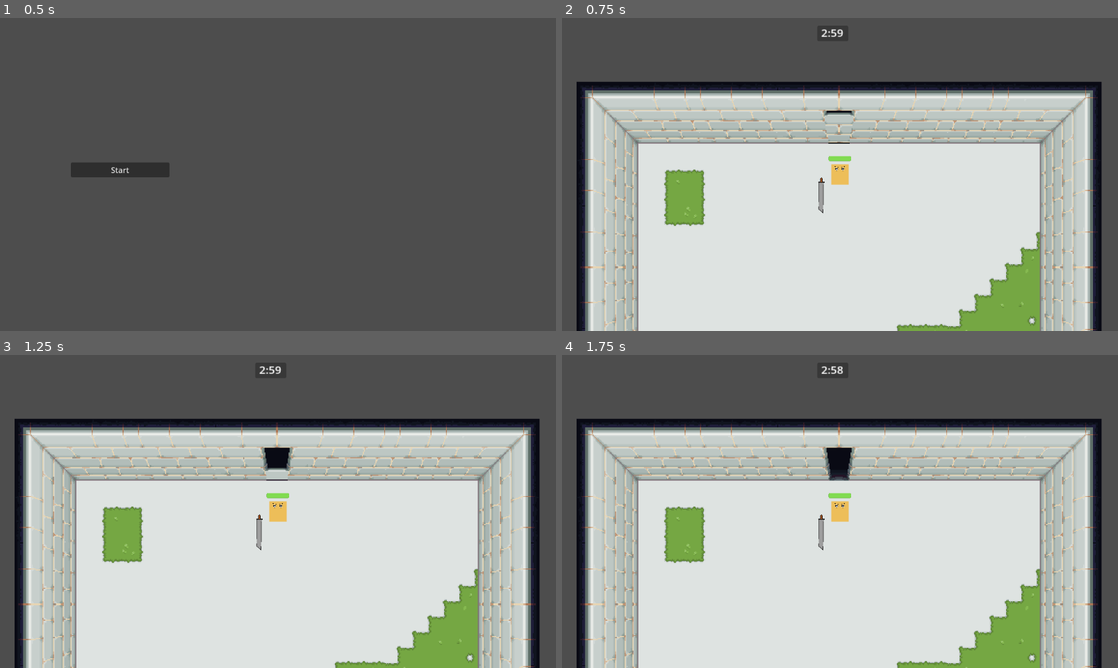
Above: before the commit, frames 1-4 (two rows, left to right).
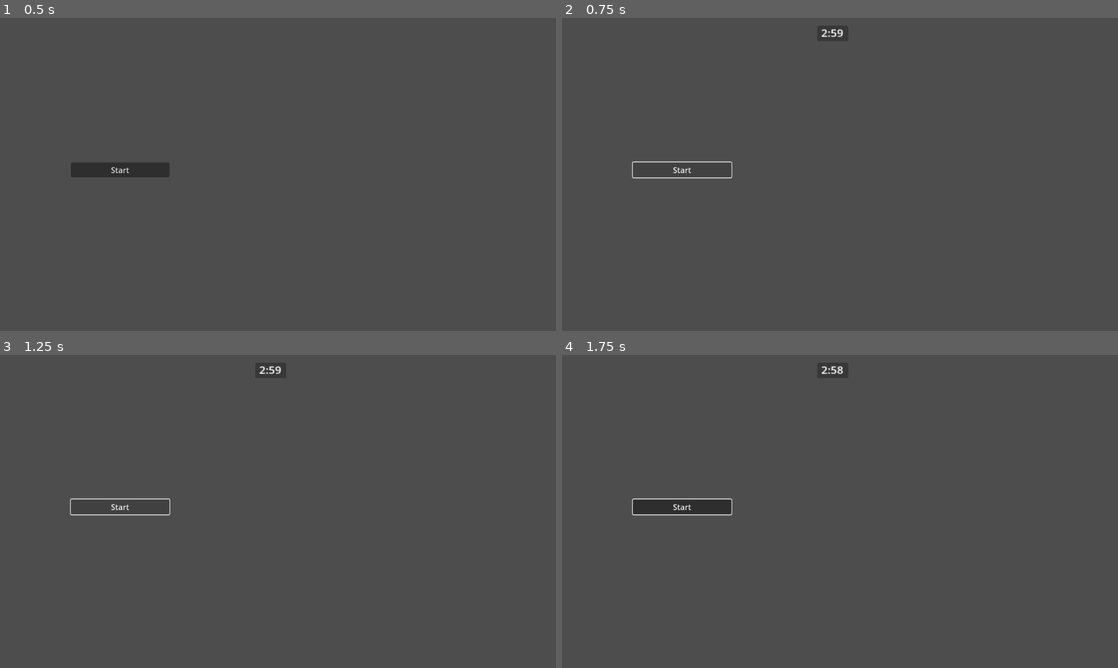
Above: after the commit, the same moments.

Repository: Filip22022/MazePrisoner
Game: Godot game, scene res://game.tscn
Same seed, same stepped clock (60 frames per second), same inputs: the game is played once before the commit and once after it.
Inputs (mouse positions are in pixels of both pictures, inside the frame that each line leads up to):
- Up to frame 1 (0.5 s): no input
- Up to frame 2 (0.75 s): click "Start" at 0.5 s
- Up to frame 3 (1.25 s): no input
- Up to frame 4 (1.75 s): click (684, 508) at 1.25 s, where only the run after the commit has a clickable "Start"

Frame 1 is identical in both runs. In frame 2, 75% of the frame differs, in the area x 2-97%, y 20-100%; in frame 3, 75%; in frame 4, 75%.
Error after the commit: Invalid access to property or key 'run_started' on a base object of type 'Node2D'. (res://scenes/SceneManager.gd:73)

Commit message:
update interactionArea with label

Diff:
--- a/autoloads/interaction_manager.gd
+++ b/autoloads/interaction_manager.gd
@@ -1,8 +1,6 @@
 extends Node
 
 @onready var player = PlayerInfo.get_player()
-@onready var label = $Label
-
 
 var active_areas = []
 var can_interact = true
@@ -30,7 +28,6 @@
 	if event.is_action_pressed("interact") && can_interact:
 		if active_areas.size() > 0:
 			can_interact = false
-			label.hide()
 
 			await active_areas[0].interact.call()
 
--- a/scenes/SceneManager.gd
+++ b/scenes/SceneManager.gd
@@ -2,6 +2,7 @@
 extends Node2D
 
 signal game_over
+signal scene_change_finished
 
 var _current_scene: Scene = null
 var _rooms = []
@@ -13,8 +14,10 @@
 	_current_scene = $StartMenu
 	_player_manager.player_death.connect(func(): game_over.emit())
 
+func start_game():
+	_enter_hub()
 
-func start_game():
+func start_run():
 	_rooms = $MazeGenerator.generate_maze()
 	var starting_room: MazeRoom = $MazeGenerator.get_starting_room()
 	#starting_room.room_scene_path = "res://scenes/rooms/start_room/start_room.tscn"
@@ -29,6 +32,8 @@
 	_current_scene.start_game.connect(self.get_parent().start_game)
 	_player_manager.reset_player()
 
+func end_run():
+	_enter_hub()
 
 func _deferred_change_room(direction: Directions.Direction):
 	call_deferred("_change_room", direction)
@@ -46,8 +51,8 @@
 	_current_scene.open_doors()
 	_player_manager.spawn_player(_current_scene.get_player_spawn())
 
-func _deferred_change_scene(scene_path: String):
-	call_deferred("_change_scene", scene_path)
+func _deferred_change_scene(scene: Scene):
+	call_deferred("_change_scene", scene)
 
 func _change_scene(scene: Scene):
 	if _current_scene:
@@ -61,3 +66,10 @@
 
 	_current_scene.room_change_requested.connect(_deferred_change_room)
 	_current_scene.scene_change_requested.connect(_deferred_change_scene)
+	scene_change_finished.emit()
+
+func _enter_hub():
+	var hub_room_scene = load("res://scenes/hub_room/hub_room.tscn").instantiate()
+	hub_room_scene.run_started.connect(start_run)
+	_change_scene(hub_room_scene)
+	_player_manager.spawn_player(_current_scene.get_player_spawn())
--- a/scenes/hub_room/hub_room.tscn
+++ b/scenes/hub_room/hub_room.tscn
@@ -1,15 +1,19 @@
-[gd_scene load_steps=8 format=3 uid="uid://c25rgsyshhvl"]
+[gd_scene load_steps=10 format=3 uid="uid://c25rgsyshhvl"]
 
-[ext_resource type="Script" path="res://maze_generation/room_builder/room_scene.gd" id="1_fq1is"]
+[ext_resource type="Script" path="res://maze_generation/room_builder/hub_room.gd" id="1_dp7q8"]
 [ext_resource type="TileSet" uid="uid://djvmejlirrxh7" path="res://assets/floor_tileset.tres" id="2_3so5b"]
 [ext_resource type="TileSet" uid="uid://cfq8ov37aaabu" path="res://assets/walls_tileset.tres" id="3_nxmkq"]
 [ext_resource type="PackedScene" uid="uid://cw6adjsonjx0n" path="res://scenes/objects/upgrade_shop/upgrade_shop.tscn" id="4_55tuo"]
 [ext_resource type="Texture2D" uid="uid://86w73uqj3hw5" path="res://assets/health.png" id="5_ari48"]
 [ext_resource type="Texture2D" uid="uid://dxxy4rbhppw0x" path="res://assets/speed.png" id="6_c8d1m"]
 [ext_resource type="Texture2D" uid="uid://cbireu6rq12pr" path="res://assets/damage.png" id="7_my56i"]
+[ext_resource type="Texture2D" uid="uid://djf0fwsvotr7y" path="res://scenes/objects/exit/maze_exit.png" id="9_d7nna"]
+
+[sub_resource type="CircleShape2D" id="CircleShape2D_tek16"]
+radius = 31.1482
 
 [node name="HubRoom" type="Node2D"]
-script = ExtResource("1_fq1is")
+script = ExtResource("1_dp7q8")
 
 [node name="FloorTilemap" type="TileMap" parent="."]
 tile_set = ExtResource("2_3so5b")
@@ -38,3 +42,17 @@
 
 [node name="SpriteDamage" type="Sprite2D" parent="UpgradeShopDamage"]
 texture = ExtResource("7_my56i")
+
+[node name="EntranceArea" type="Area2D" parent="."]
+position = Vector2(0, 48)
+scale = Vector2(-0.513673, -0.513673)
+collision_layer = 8
+collision_mask = 8
+
+[node name="CollisionShape2D" type="CollisionShape2D" parent="EntranceArea"]
+shape = SubResource("CircleShape2D_tek16")
+
+[node name="Sprite2D" type="Sprite2D" parent="EntranceArea"]
+texture = ExtResource("9_d7nna")
+
+[connection signal="area_entered" from="EntranceArea" to="." method="_on_area_entered"]
--- a/nodes/InteractionArea.gd
+++ b/scenes/objects/InteractionArea/InteractionArea.gd
@@ -2,18 +2,18 @@
 class_name InteractionArea
 
 @export var action_name: String = "interact"
-@onready var label: Label
+@onready var label: Label = $Label
 
 var interact: Callable = func():
 	pass
 
 
-func _init():
-	var label = Label.new()
+func _ready():
 	label.global_position = self.global_position
 	label.global_position.y -= 36
 	label.global_position.x -= label.size.x / 2
 	label.text = "[E] to " + action_name
+	label.set("theme_override_font_sizes/font_size", 10)
 	add_child(label)
 
 	self.add_to_group("InteractionAreas")
--- /dev/null
+++ b/scenes/objects/InteractionArea/interaction_area.tscn
@@ -0,0 +1,20 @@
+[gd_scene load_steps=2 format=3 uid="uid://b6eccuod1e4v2"]
+
+[ext_resource type="Script" path="res://scenes/objects/InteractionArea/InteractionArea.gd" id="1_u08gm"]
+
+[node name="InteractionArea" type="Area2D"]
+script = ExtResource("1_u08gm")
+action_name = "buy"
+
+[node name="Label" type="Label" parent="."]
+anchors_preset = 7
+anchor_left = 0.5
+anchor_top = 1.0
+anchor_right = 0.5
+anchor_bottom = 1.0
+offset_left = -16.0
+offset_top = -40.0
+offset_right = 24.0
+offset_bottom = -17.0
+grow_horizontal = 2
+grow_vertical = 0
--- a/scenes/objects/upgrade_shop/upgrade_shop.tscn
+++ b/scenes/objects/upgrade_shop/upgrade_shop.tscn
@@ -1,17 +1,15 @@
 [gd_scene load_steps=4 format=3 uid="uid://cw6adjsonjx0n"]
 
 [ext_resource type="Script" path="res://scenes/objects/upgrade_shop/upgrade_shop.gd" id="1_fdvo3"]
-[ext_resource type="Script" path="res://nodes/InteractionArea.gd" id="1_tmsqt"]
+[ext_resource type="PackedScene" uid="uid://b6eccuod1e4v2" path="res://scenes/objects/InteractionArea/interaction_area.tscn" id="2_vp1ag"]
 
-[sub_resource type="CircleShape2D" id="CircleShape2D_yvoot"]
-radius = 40.0
+[sub_resource type="CircleShape2D" id="CircleShape2D_kwrud"]
+radius = 24.0
 
 [node name="UpgradeShop" type="Node2D"]
 script = ExtResource("1_fdvo3")
 
-[node name="InteractionArea" type="Area2D" parent="."]
-script = ExtResource("1_tmsqt")
-action_name = "buy"
+[node name="InteractionArea" parent="." instance=ExtResource("2_vp1ag")]
 
-[node name="CollisionShape2D" type="CollisionShape2D" parent="InteractionArea"]
-shape = SubResource("CircleShape2D_yvoot")
+[node name="CollisionShape" type="CollisionShape2D" parent="InteractionArea"]
+shape = SubResource("CircleShape2D_kwrud")
